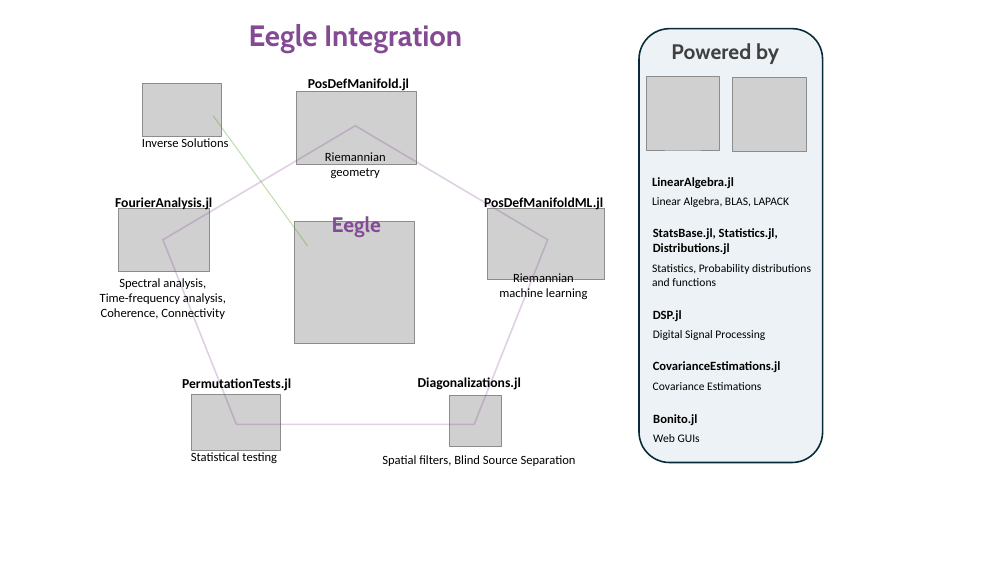
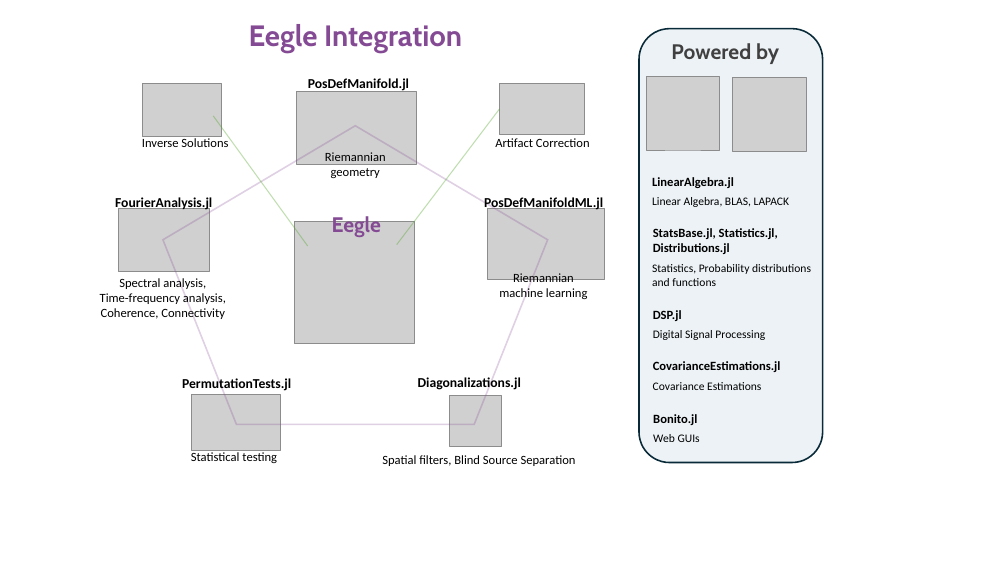
Before and after one commit to Marco-Congedo/Eegle.jl, a slide deck: slide 1 of dev/assets/Fig1_index.pptx. Drawn at 1008x567 pixels with LibreOffice and Linux fonts; fonts in the diff are those of the drawing; grey boxes stand for pictures. Boxes give left, top, right and bottom in pixels: in the first picture for what was removed or moved away, otherwise in the second. Text is boxed around its words. In the diff, an @@ line names an element or a change of style, - is before the commit and + after.

```diff
--- a/dev/assets/Fig1_index.pptx
+++ b/dev/assets/Fig1_index.pptx
@@ picture added at box(500, 83, 585, 134) @@
@@ line added from (397, 245) to (500, 109), #53A62A 1 pt @@
@@ text added at box(495, 138, 590, 147), 12 pt, text #000000 @@
+Artifact Correction
```
Also in this commit, not shown: 31 other files.
